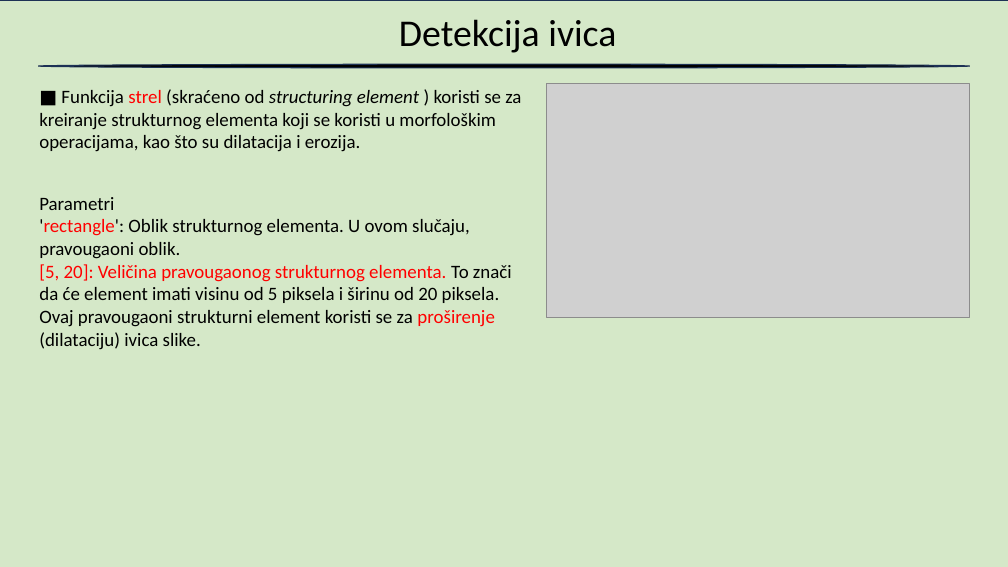
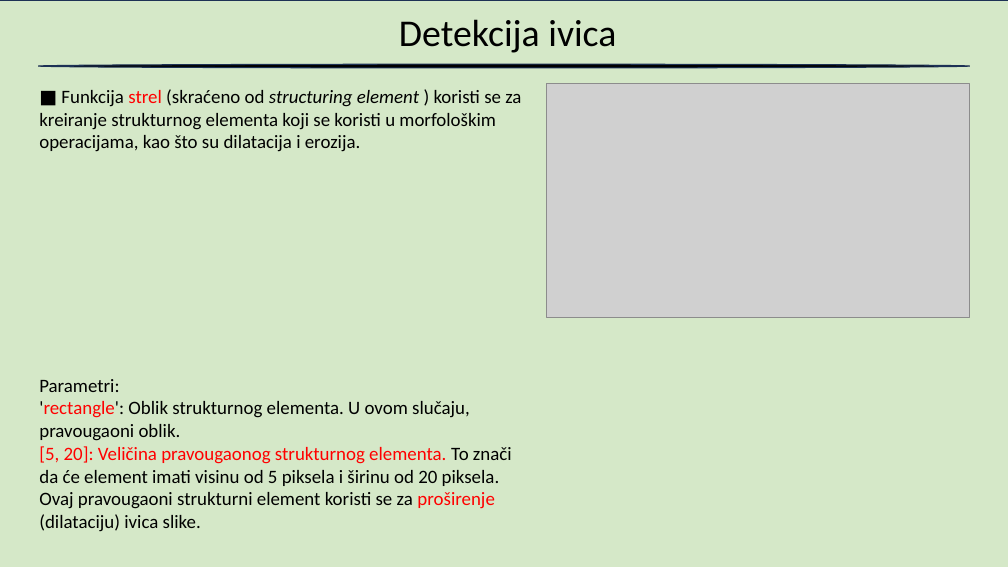
Before and after one commit to blizanac76/RegistrationNumberRecognition, a slide deck: slide 11 of Prepoznavanje.pptx. Drawn at 1008x567 pixels with LibreOffice and Linux fonts; fonts in the diff are those of the drawing; grey boxes stand for pictures. Boxes give left, top, right and bottom in pixels: in the first picture for what was removed or moved away, otherwise in the second. Text is boxed around its words. In the diff, an @@ line names an element or a change of style, - is before the commit and + after.

```diff
--- a/Prepoznavanje.pptx
+++ b/Prepoznavanje.pptx
@@ text "Parametri:": place and size @@
-text "Parametri:" at box(39, 197, 512, 350)
+text "Parametri:" at box(39, 379, 512, 532)
@@ text at box(39, 379, 119, 392): text changed @@
-Parametri
+Parametri:
```
Also in this commit, not shown: 11 other slides changed, 1 slide removed.
